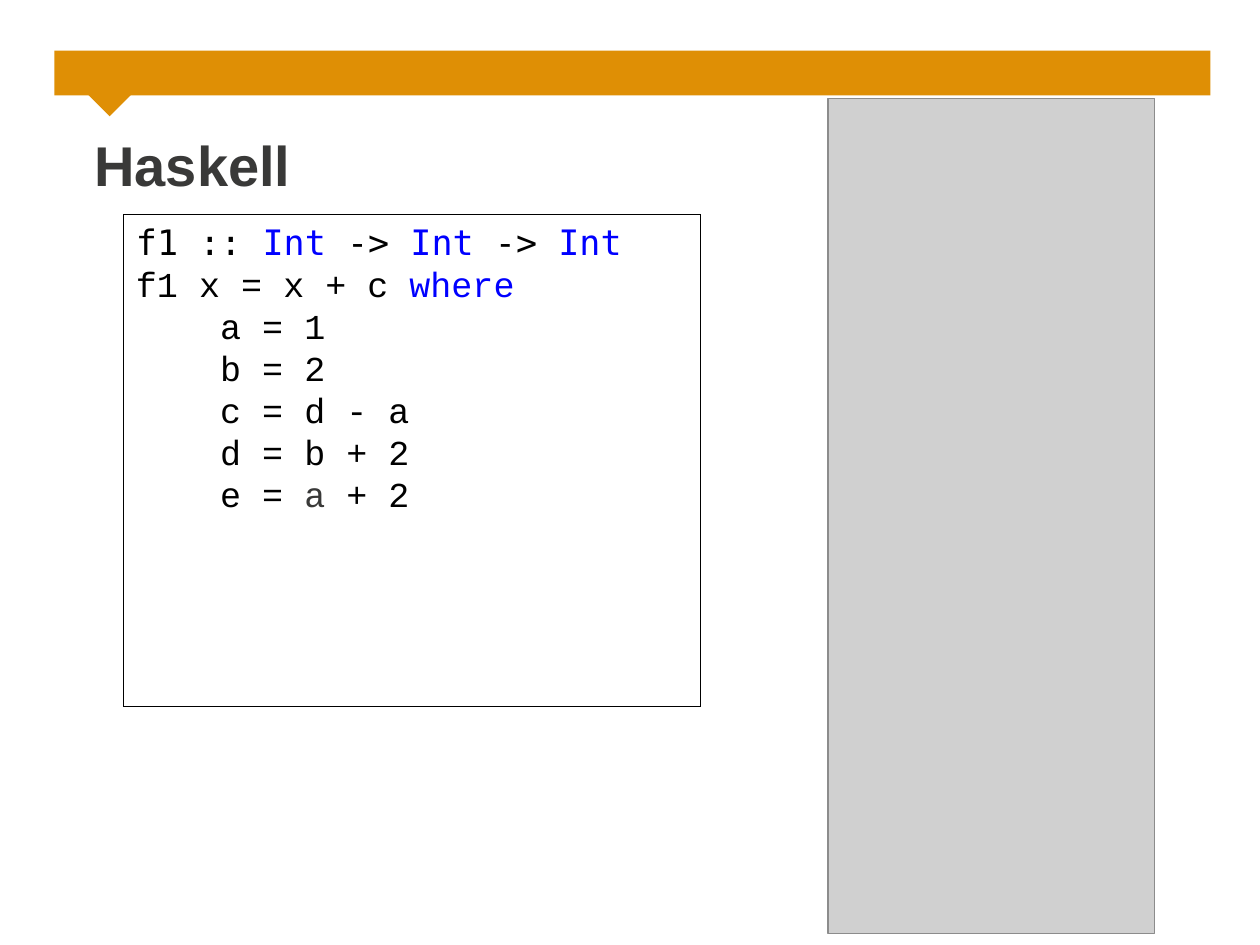
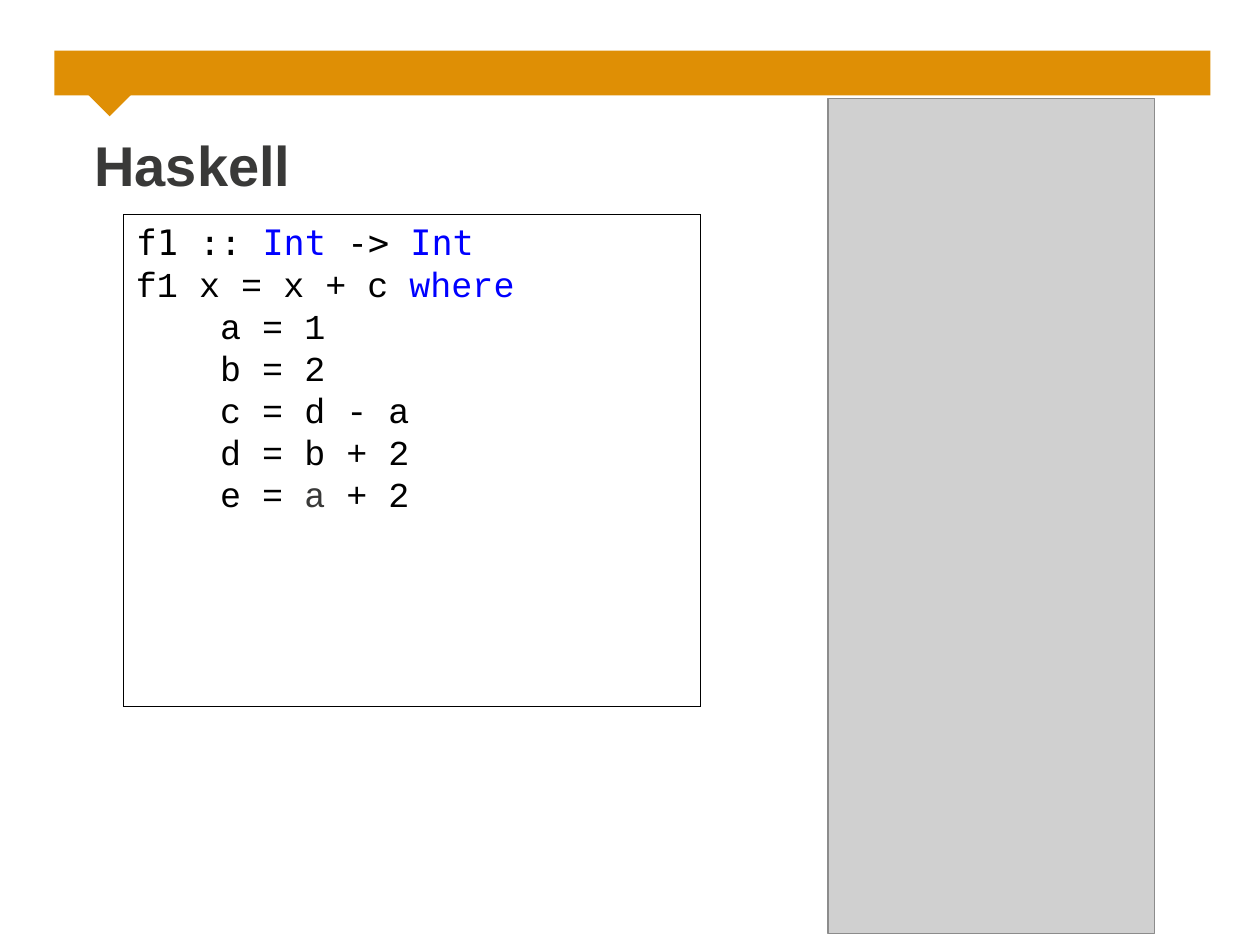
Before and after one commit to rdnetto/H2V, a slide deck: slide 3 of docs/Design Presentation/Presentation.odp (slide 4 before the commit). Drawn at 1260x945 pixels with LibreOffice and Linux fonts; fonts in the diff are those of the drawing; grey boxes stand for pictures; background and template pictures are left out. Boxes give left, top, right and bottom in pixels: in the first picture for what was removed or moved away, otherwise in the second. Text is boxed around its words. In the diff, an @@ line names an element or a change of style, - is before the commit and + after.

```diff
--- a/docs/Design Presentation/Presentation.odp
+++ b/docs/Design Presentation/Presentation.odp
@@ text in rectangle at [136,228,473,255]: text changed; text colour #0000FF to #000000 @@
-f1 :: Int -> Int -> Int
+f1 :: Int -> Int
```
Also in this commit, not shown: 4 other slides changed, 1 slide added, 3 slides removed, 1 other file.
